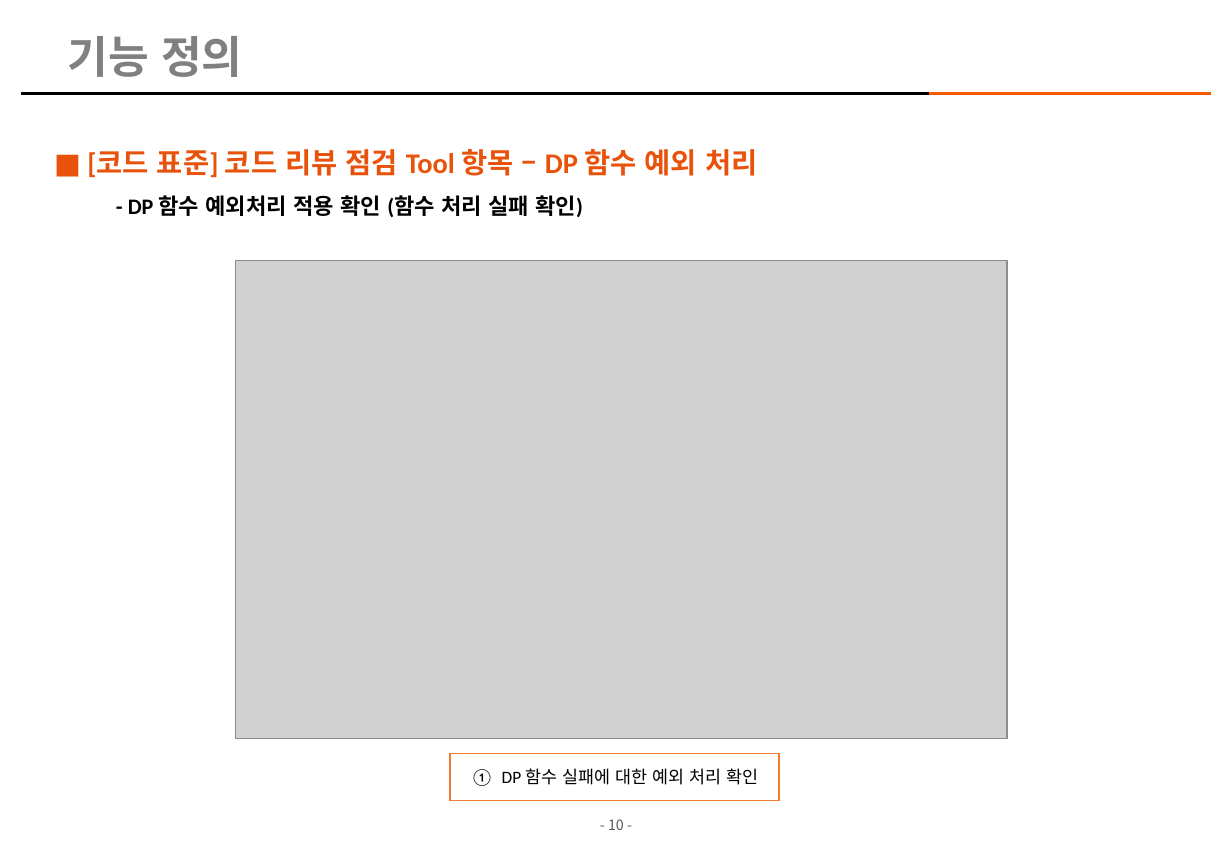
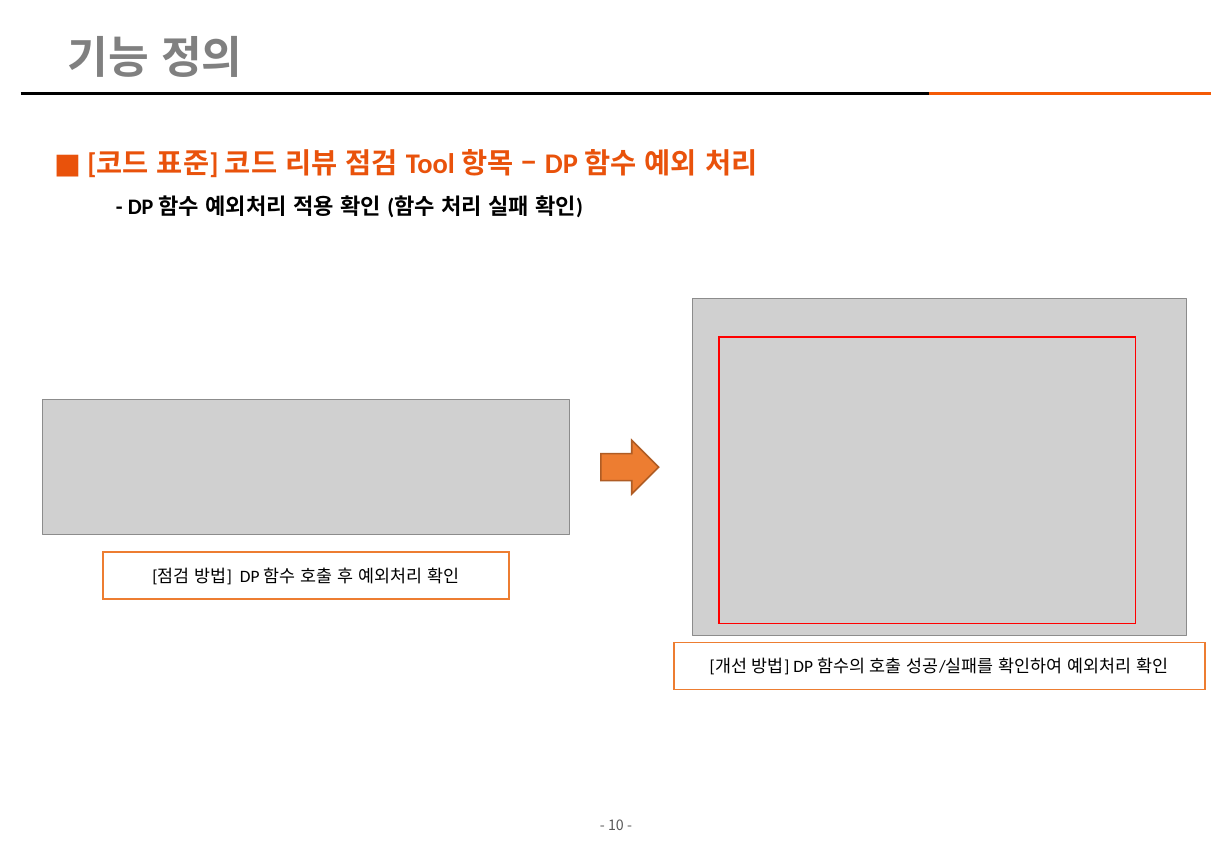
Before and after one commit to kimhopepa/PythonPjt, a slide deck: slide 10 of CodeReviewTool/doc/CodeReview_점검_Tool_개발계획서_rev07.pptx. Drawn at 1232x853 pixels with LibreOffice and Linux fonts; fonts in the diff are those of the drawing; grey boxes stand for pictures; background and template pictures are left out. Boxes give left, top, right and bottom in pixels: in the first picture for what was removed or moved away, otherwise in the second. Text is boxed around its words. In the diff, an @@ line names an element or a change of style, - is before the commit and + after.

```diff
--- a/CodeReviewTool/doc/CodeReview_점검_Tool_개발계획서_rev07.pptx
+++ b/CodeReviewTool/doc/CodeReview_점검_Tool_개발계획서_rev07.pptx
@@ picture removed at box(235, 261, 1008, 738) @@
@@ picture added at box(693, 298, 1188, 636) @@
@@ rectangle added at box(719, 337, 1135, 623), outline #FF0000 1 pt @@
@@ picture added at box(42, 399, 570, 535) @@
@@ right arrow added at box(601, 440, 659, 494), fill #ED7D31, outline #AF5C24 1 pt @@
@@ rectangle "[점검 방법] DP 함수 호출 ...": place and size @@
-rectangle "[점검 방법] DP 함수 호출 ..." at box(450, 754, 779, 801)
+rectangle "[점검 방법] DP 함수 호출 ..." at box(104, 552, 510, 598)
@@ text in rectangle at box(152, 567, 459, 585): text changed @@
-① DP 함수 실패에 대한 예외 처리 확인
+[점검 방법] DP 함수 호출 후 예외처리 확인
@@ rectangle added at box(675, 643, 1206, 689), fill #FFFFFF, outline #ED7D31 1 pt, 11 pt, text #000000 @@
+[개선 방법] DP 함수의 호출 성공/실패를 확인하여 예외처리 확인
```
Also in this commit, not shown: 10 other slides changed, 2 other files.
